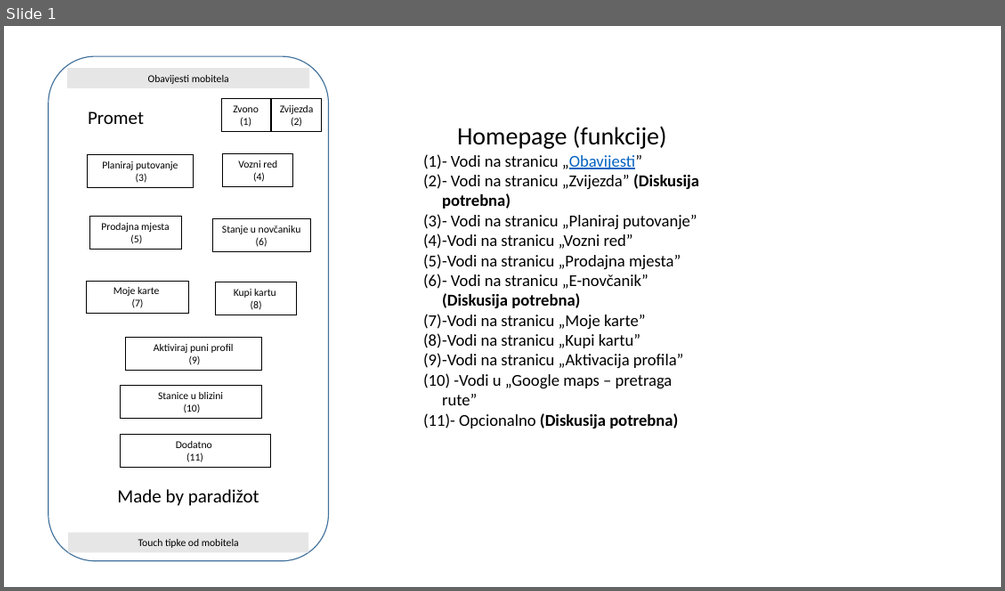
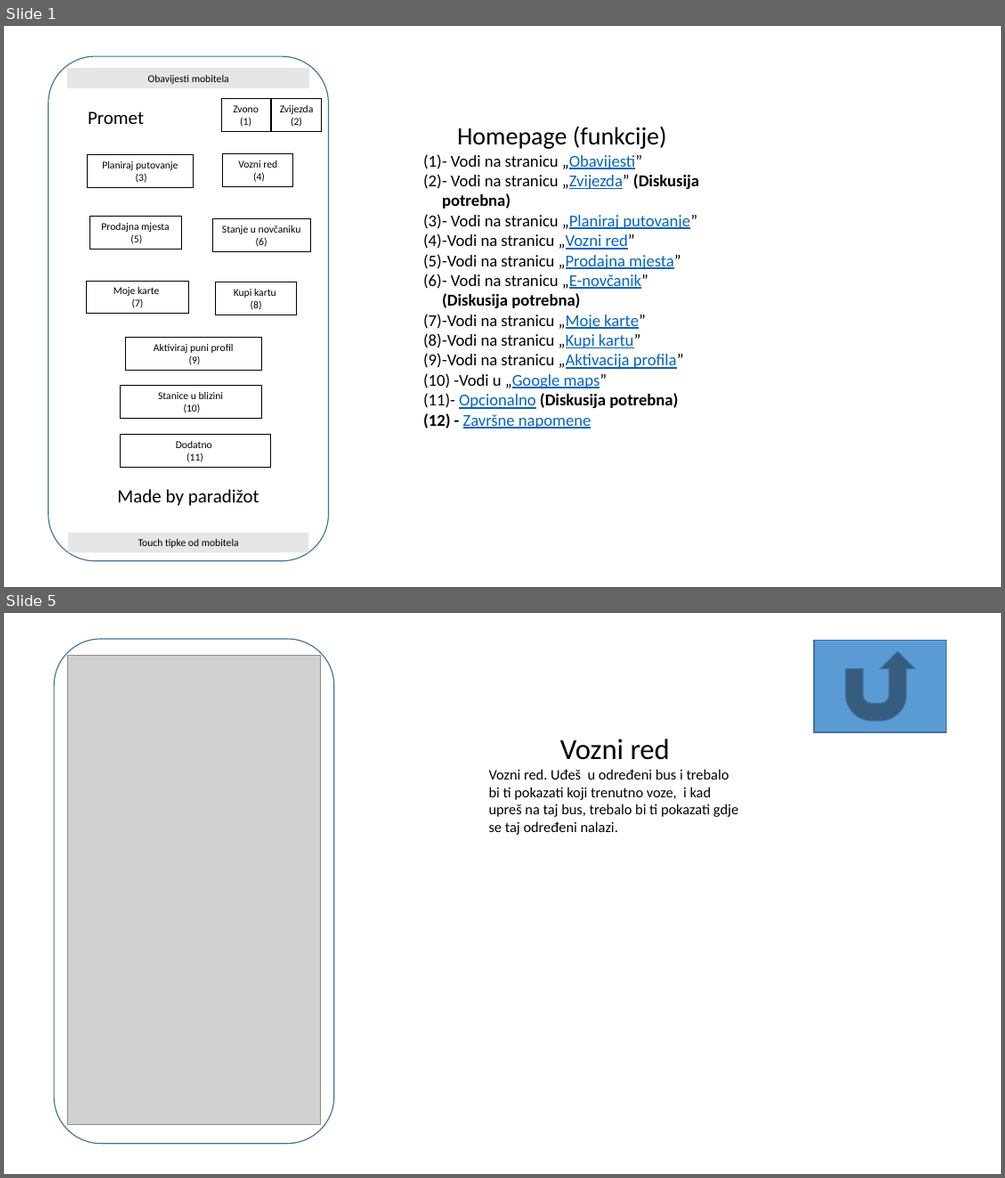
Before and after one commit to nibzard/2025-intro-swe, a slide deck: projects/paradizot-kcurcija-ekevic-ltomic-jvitaljic/Plan aplikacije.pptx. Shown one above the other, each under a label of ours: slide 1 before the commit, slides 1 and 5 after it; the slides between them are not shown. The pictures are 1005x591 and 1005x1178 pixels, drawn with LibreOffice and Linux fonts; fonts in the diff are those of the drawing; grey boxes stand for pictures. Boxes give left, top, right and bottom in pixels: in the first picture for what was removed or moved away, otherwise in the second. Text is boxed around its words. In the diff, an @@ line names an element or a change of style, - is before the commit and + after.

```diff
--- a/projects/paradizot-kcurcija-ekevic-ltomic-jvitaljic/Plan aplikacije.pptx
+++ b/projects/paradizot-kcurcija-ekevic-ltomic-jvitaljic/Plan aplikacije.pptx
@@ slide 5 added at bbox=[4, 613, 1001, 1174], background #FFFFFF @@
@@ rounded rectangle added at bbox=[54, 639, 334, 1144], outline #43739E 1 pt @@
@@ picture added at bbox=[68, 655, 320, 1125] @@
@@ action button return added at bbox=[814, 640, 947, 732], fill #5B9BD5, outline #43739E 1 pt @@
@@ text added at bbox=[489, 738, 738, 835], 14 pt, text #000000 @@
+Vozni red
+Vozni red. Uđeš u određeni bus i trebalo bi ti pokazati koji trenutno voze, i kad upreš na taj bus, trebalo bi ti pokazati gdje se taj određeni nalazi.
@@ slide 1 changed as well @@
@@ text at bbox=[423, 174, 699, 409]: text colour #000000 to #0563C1, underline on in "„Zvijezda”", "„Planiraj putovanje”", "„Vozni red”", "„Prodajna mjesta”" and 5 more places @@
@@ text at bbox=[453, 374, 607, 389]: text changed; text colour #000000 to #0563C1 @@
-(10) -Vodi u „Google maps – pretraga rute”
+(10) -Vodi u „Google maps”
@@ text at bbox=[463, 414, 591, 428]: paragraph added @@
+(12) - Završne napomene
```
Also in this commit, not shown: 11 other slides added, 1 slide removed.
